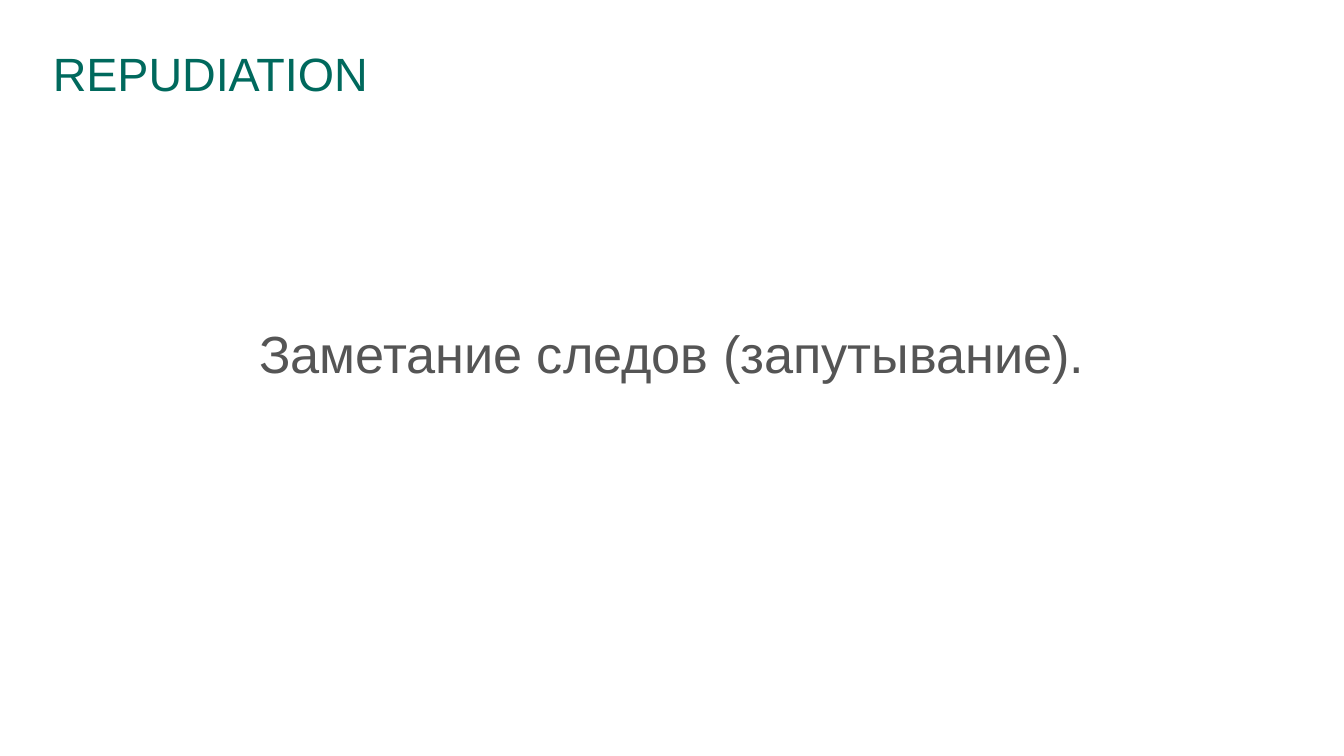
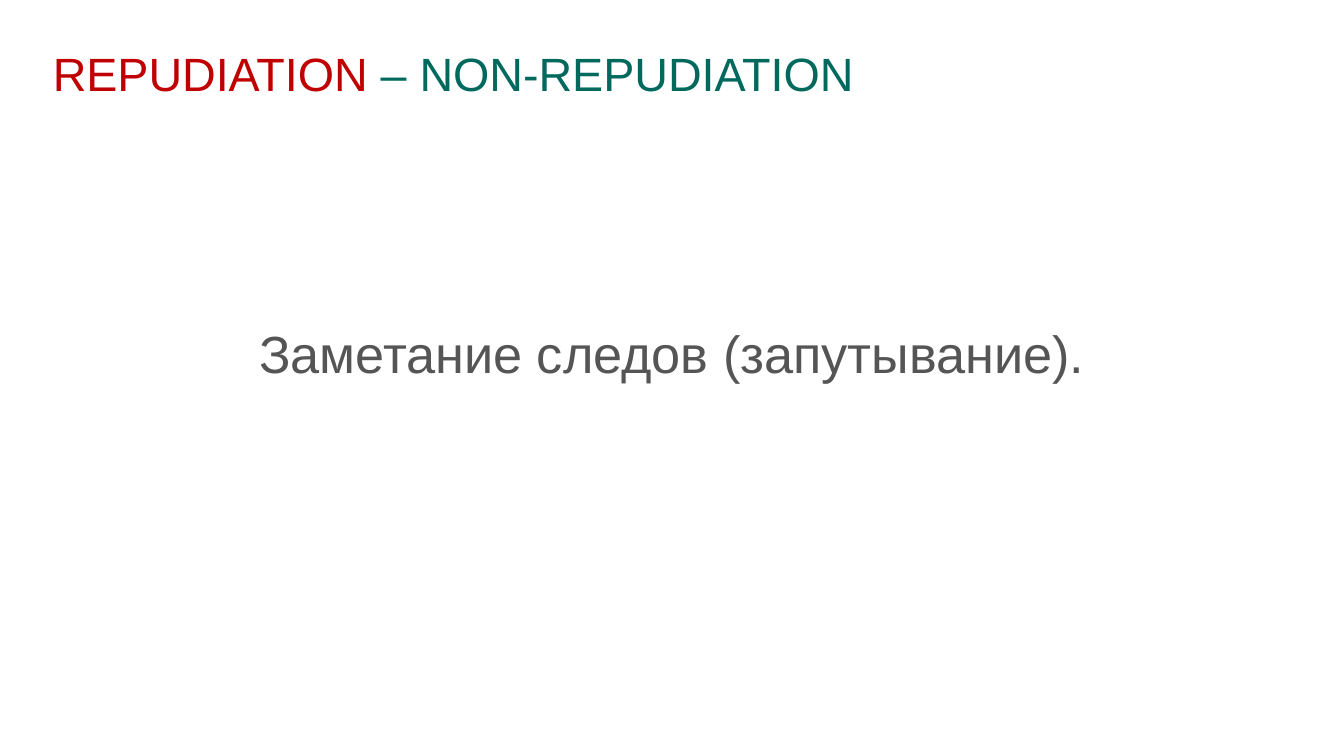
Before and after one commit to prograholic/prograholic.github.io, a slide deck: slide 11 of nsu_31_01_2017/31.01.2017_kutumov.pptx (slide 12 before the commit). Drawn at 1344x756 pixels with LibreOffice and Linux fonts; fonts in the diff are those of the drawing; background and template pictures are left out. Boxes give left, top, right and bottom in pixels: in the first picture for what was removed or moved away, otherwise in the second. Text is boxed around its words. In the diff, an @@ line names an element or a change of style, - is before the commit and + after.

```diff
--- a/nsu_31_01_2017/31.01.2017_kutumov.pptx
+++ b/nsu_31_01_2017/31.01.2017_kutumov.pptx
@@ title at box(53, 58, 854, 92): text changed @@
-REPUDIATION
+REPUDIATION – NON-REPUDIATION
```
Also in this commit, not shown: 8 other slides changed, 1 slide added, 1 slide removed, 1 other file.
